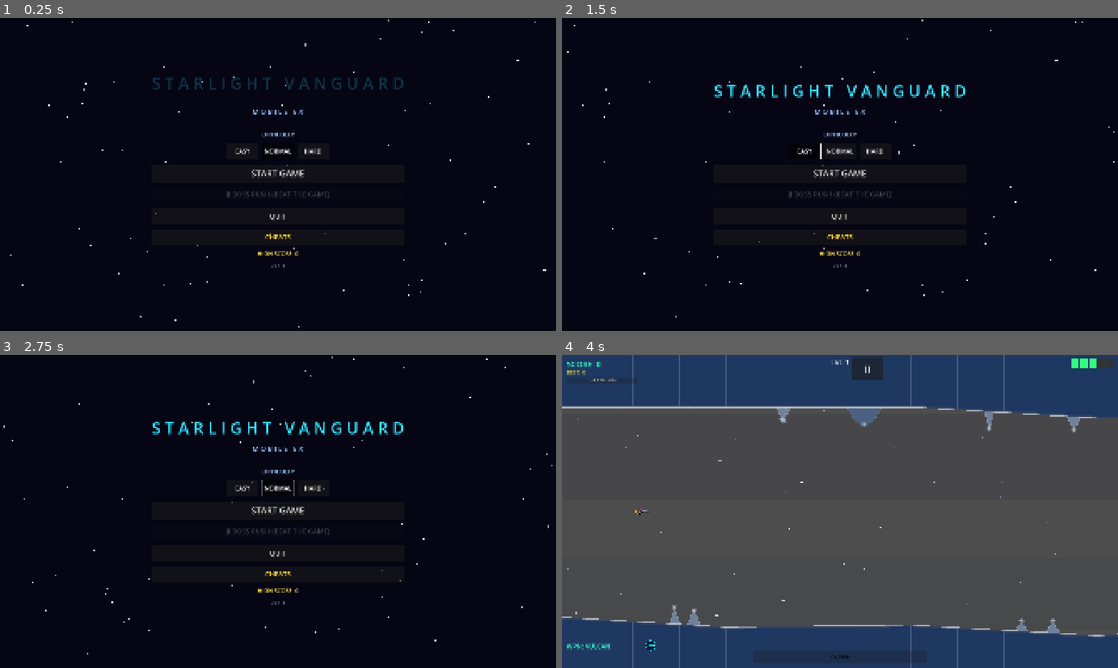
Above: before the commit, frames 1-4 (two rows, left to right).
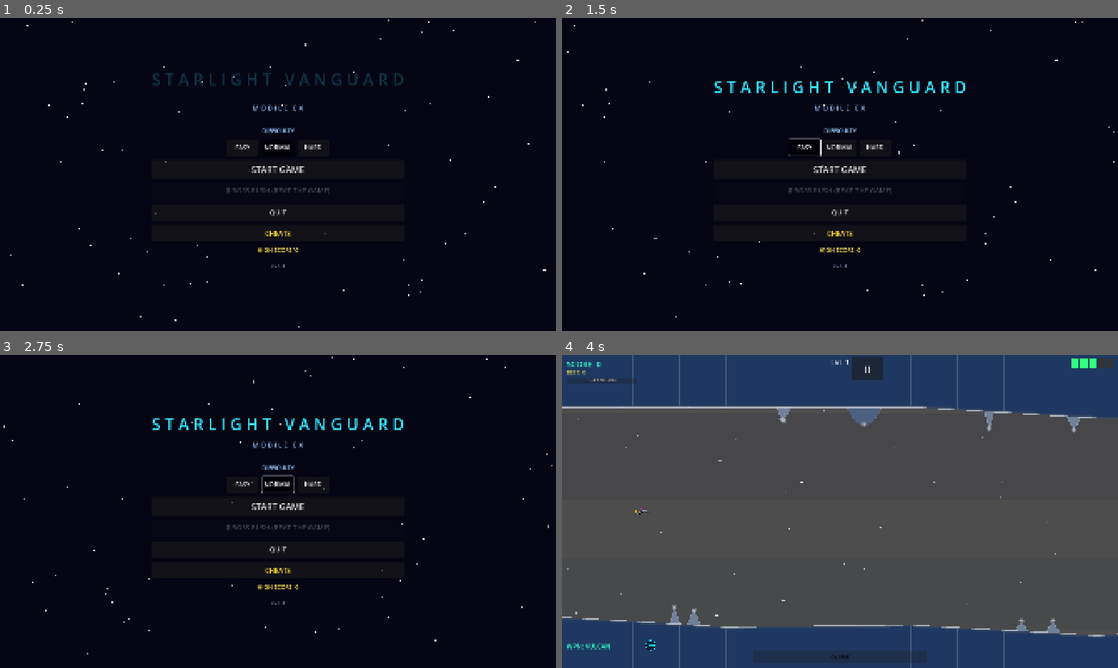
Above: after the commit, the same moments.

Repository: b6-stack/rtype-game
Game: Godot game, scene res://scenes/main_menu/MainMenu.tscn
Two runs of this game, one before a commit and one after it. Both use one fixed random seed, a clock stepped at 60 frames per second and the inputs below.
Inputs:
- Up to frame 1 (0.25 s): no input
- Up to frame 2 (1.5 s): click "EASY" at 0.5 s; click "EASY" at 1.25 s
- Up to frame 3 (2.75 s): click "NORMAL" at 2 s
- Up to frame 4 (4 s): click "NORMAL" at 2.75 s; click "START GAME" at 3.5 s

The runs differ from the first frame. In frame 1, 1.8% of the frame differs, in the area x 27-73%, y 17-80%; in frame 2, 2.2%; in frame 3, 2.2%, in the area x 27-73%, y 20-80%; in frame 4, nothing differs.

Commit message:
Enlarge the version label's touch target for the hold-trick
The version label had no minimum size, so its clickable area was
barely larger than the small 16pt text itself — much harder to
reliably hold for the full 5 seconds than the title label (56pt,
spans the whole width), which likely read as "the version trick
doesn't work" when it was really just a hard target to keep contact
with. Gave it a 48px-tall minimum size (vertically centering the
text within it), matching the touch-friendly sizing already used for
buttons elsewhere, without changing its visual appearance.

Co-Authored-By: Claude Sonnet 5 <noreply@anthropic.com>

Diff:
--- a/autoloads/GameState.gd
+++ b/autoloads/GameState.gd
@@ -8,7 +8,7 @@
 
 ## Bump this alongside export_presets.cfg's version/name on every release
 ## so the main menu version label reflects what's actually installed.
-const APP_VERSION := "2.1.3"
+const APP_VERSION := "2.1.4"
 
 signal score_changed(new_score: int)
 signal lives_changed(new_lives: int)
--- a/scenes/main_menu/MainMenu.tscn
+++ b/scenes/main_menu/MainMenu.tscn
@@ -131,8 +131,10 @@
 
 [node name="VersionLabel" type="Label" parent="Center/VBox"]
 layout_mode = 2
+custom_minimum_size = Vector2(0, 48)
 text = "v0.0.0"
 horizontal_alignment = 1
+vertical_alignment = 1
 theme_override_font_sizes/font_size = 16
 theme_override_colors/font_color = Color(0.55, 0.6, 0.7, 0.9)
 
Not shown, changed: export_presets.cfg
